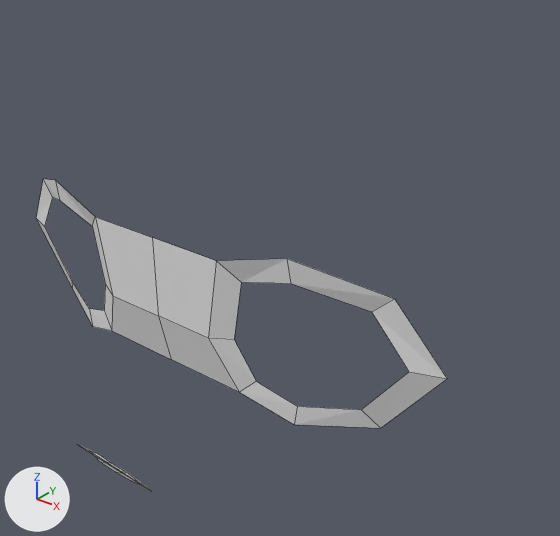
One commit to the Blender file Toys/10Min_mine/2026/2026_11/WithLecture_1108.blend: the scene before it, then after it.
The view is the same before and after, from a 50 mm camera at (0.164, -0.246, 1.098) aimed at (0.022, -0.068, 0.988). The lights are fixed; the arrows at lower left show +X, +Y and +Z. The picture after the commit comes second. Mesh edges are drawn as thin lines.

The older version as bpy lines, for what is in view:
```python
me_circle = bpy.data.meshes.new('Circle')
me_circle.from_pydata(...)  # 29 vertices, 14 faces; spans x -0.334..0.245, y -0.319..0.214, z 0.529..0.827
ob_circle = bpy.data.objects.new('Circle', me_circle)
ob_circle.location = (0.0523, 0.0, 0.9776)
ob_circle.rotation_euler = (1.571, 0.0, 0.0)  # degrees (90, 0, 0)
ob_circle.scale = (0.156, 0.156, 0.156)
_m = ob_circle.modifiers.new('Mirror', 'MIRROR')
_m.use_clip = True
_m.mirror_object = ob_planeaxis
```
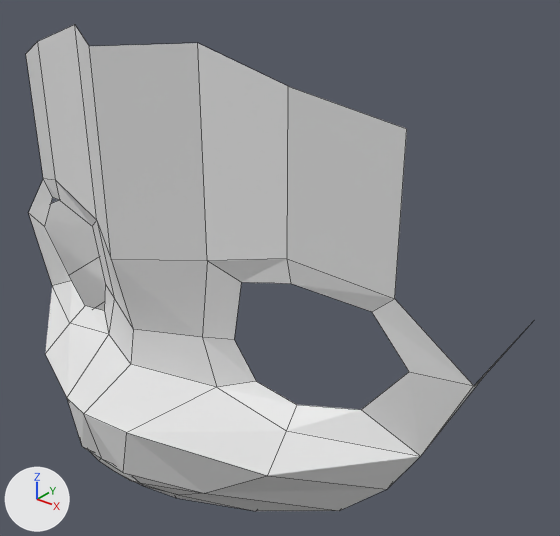
Location of each change, [x1, y1, x2, y2] in pixels of the pictures (560 x 536 px):
'Circle', reshaped (22% wider, 56% taller)
    before: [36, 179, 447, 490]
    after: [26, 25, 527, 511]

Edits to the bpy script that builds the scene:
```text
Change me_circle:
    used by ob_circle; location = (0.0523, 0.0, 0.9776); rotation_euler = (1.571, 0.0, 0.0), in degrees (90, 0, 0); scale = (0.156, 0.156, 0.156)
    remove me_circle.from_pydata(...)  # 29 vertices, 14 faces; spans x -0.334..0.245, y -0.319..0.214, z 0.529..0.827
    add me_circle.from_pydata(...)  # 46 vertices, 30 faces; spans x -0.334..0.29, y -0.487..0.556, z 0.268..0.86
    me_circle part 1
    18 vertices move from x -0.334..0.245, y -0.319..0.173, z 0.529..0.827 to x -0.334..0.29, y -0.387..0.172, z 0.52..0.831
    17 vertices are added at x -0.334..0.29, y -0.487..0.556, z 0.268..0.86
    16 new faces join them
```
